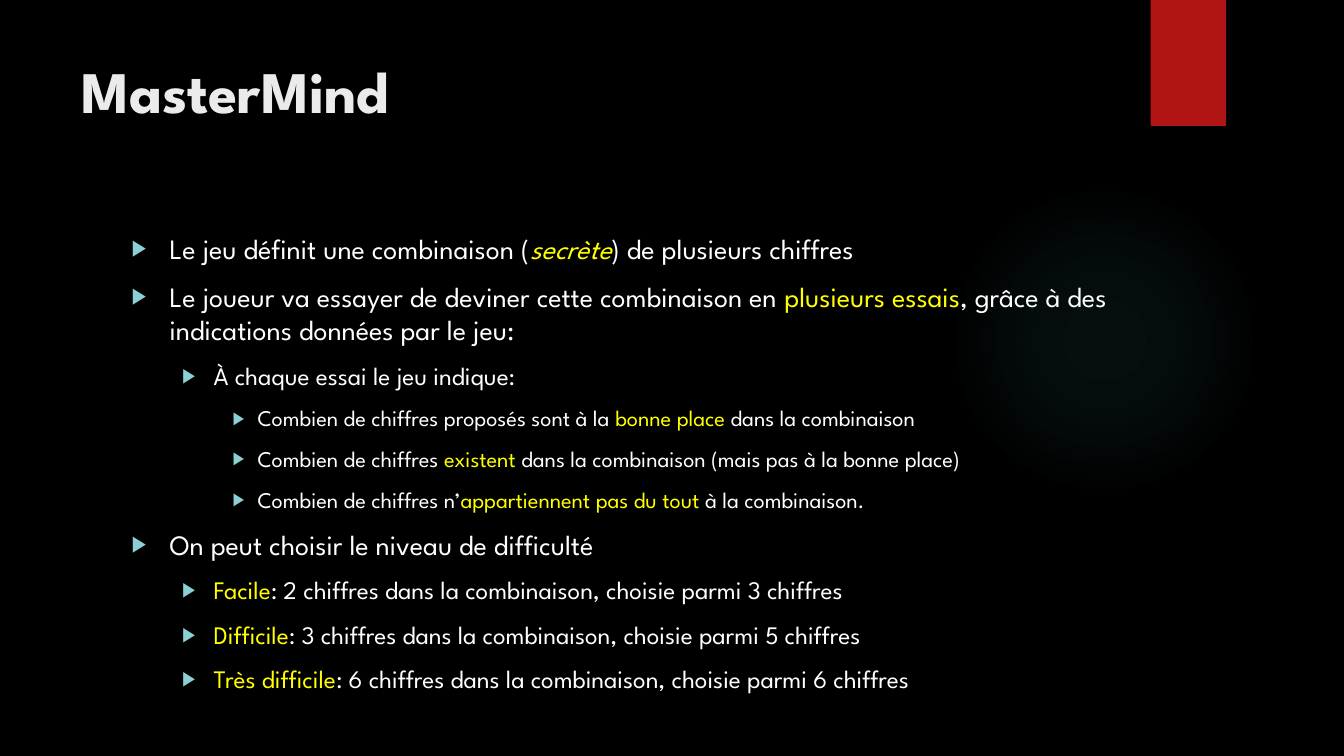
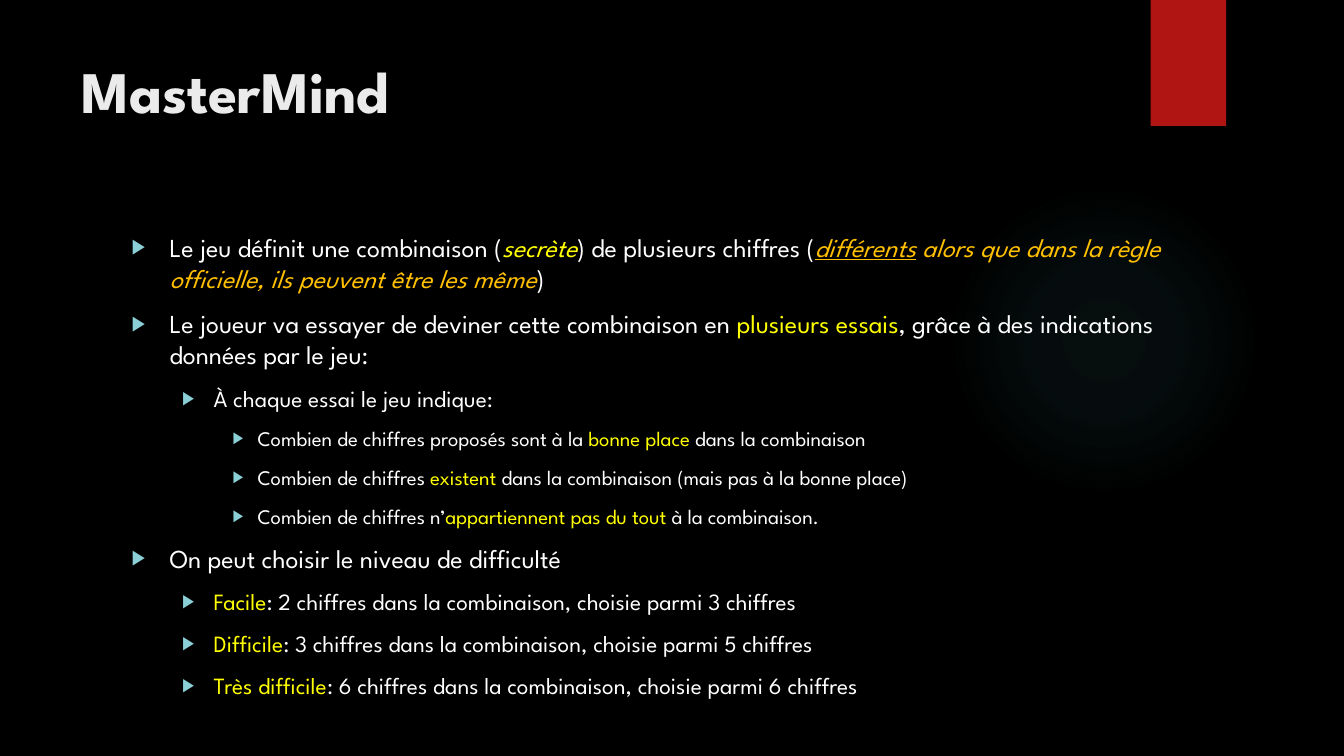
Before and after one commit to anumby-source/AnumbyMasterMind, a slide deck: slide 7 of Présentation/Presentation.pptx. Drawn at 1344x756 pixels with LibreOffice and Linux fonts; fonts in the diff are those of the drawing; background and template pictures are left out. Boxes give left, top, right and bottom in pixels: in the first picture for what was removed or moved away, otherwise in the second. Text is boxed around its words. In the diff, an @@ line names an element or a change of style, - is before the commit and + after.

```diff
--- a/Présentation/Presentation.pptx
+++ b/Présentation/Presentation.pptx
@@ text at box(170, 239, 1161, 294): text changed; size 20 to 18.5 pt; text colour #FFFFFF to #FFC000; italic on @@
-▶ Le jeu définit une combinaison (secrète) de plusieurs chiffres
+▶ Le jeu définit une combinaison (secrète) de plusieurs chiffres (différents alors que dans la règle officielle, ils peuvent être les même)
@@ text at box(170, 315, 1153, 699): size 20 to 18.5 pt in "Le joueur va essayer de deviner cette ...", "On peut choisir le niveau de difficulté"; size 18 to 16.6 pt in "À chaque essai le jeu indique:", "Facile: 2 chiffres dans la combinaison, choisie ...", "Difficile: 3 chiffres dans la combinaison, choisie ...", "Très difficile: 6 chiffres dans la combinaison, ..."; size 16 to 14.8 pt in "Combien de chiffres proposés sont à la ...", "Combien de chiffres existent dans la combinaison ...", "Combien de chiffres n’appartiennent pas du tout ..." @@
```
Also in this commit, not shown: 2 other slides changed, 2 slides added, 1 other file.
